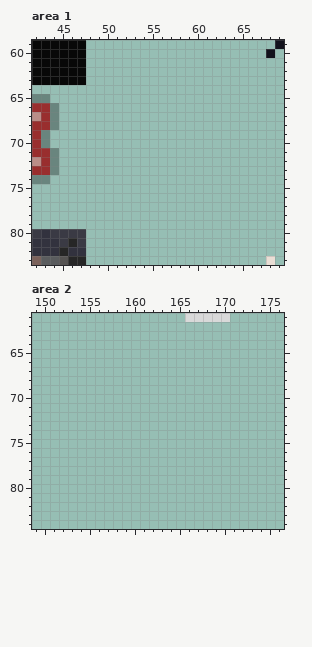
One commit to this pixel-art file: resources/sprites.aseprite. That is the earlier state.
256x256 pixels, 1 frame. Pixels under 10% opacity are left out. Colours within 5 levels of each other are drawn and written as one. Shown: area 1: x 42..69, y 59..83; area 2: x 149..176, y 61..84.
New version:
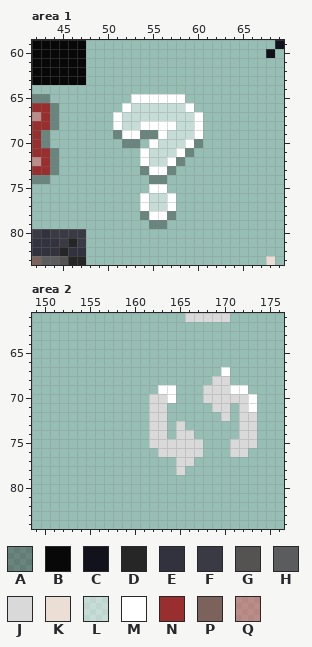
Palette (. is transparent): A #0000004c  B #080808  C #12121c  D #262626  E #32323e  F #3a3a44  G #555352  H #5a5c5e  J #d9d9d9  K #eaded5  L #ffffff74  M #ffffff  N #992e2e  P #7b625b  Q #dd5d5d81
Edits made:
{"where": "area 1"}
{"y":65,"x":53,"old":"......","new":"MMMMMM"}
{"y":66,"x":52,"old":"........","new":"MLLLLLLM"}
{"y":67,"x":51,"old":"..........","new":"MLLLLLLLLM"}
{"y":68,"x":51,"old":"..........","new":"MLLMMMMLLM"}
{"y":69,"x":51,"old":"..........","new":"AMMAAMLLLM"}
{"y":70,"x":52,"old":"..","new":"AA"}
{"y":70,"x":55,"old":"......","new":"MLLLMA"}
{"y":71,"x":54,"old":"......","new":"MLLLMA"}
{"y":72,"x":54,"old":".....","new":"MLLMA"}
{"y":73,"x":54,"old":"....","new":"AMMA"}
{"y":74,"x":55,"old":"..","new":"AA"}
{"y":75,"x":55,"old":"..","new":"MM"}
{"y":76,"x":54,"old":"....","new":"MLLM"}
{"y":77,"x":54,"old":"....","new":"MLLM"}
{"y":78,"x":54,"old":"....","new":"AMMA"}
{"y":79,"x":55,"old":"..","new":"AA"}
{"where": "area 2"}
{"y":67,"x":170,"old":".","new":"M"}
{"y":68,"x":169,"old":"..","new":"JJ"}
{"y":69,"x":163,"old":"..","new":"MM"}
{"y":69,"x":168,"old":".....","new":"JJJMM"}
{"y":70,"x":162,"old":"...","new":"JJM"}
{"y":70,"x":168,"old":"......","new":"JJJJJM"}
{"y":71,"x":162,"old":"..","new":"JJ"}
{"y":71,"x":169,"old":"..","new":"JJ"}
{"y":71,"x":172,"old":"..","new":"JM"}
{"y":72,"x":162,"old":"..","new":"JJ"}
{"y":72,"x":170,"old":".","new":"J"}
{"y":72,"x":172,"old":"..","new":"JJ"}
{"y":73,"x":162,"old":"..","new":"JJ"}
{"y":73,"x":165,"old":".","new":"J"}
{"y":73,"x":172,"old":"..","new":"JJ"}
{"y":74,"x":162,"old":"..","new":"JJ"}
{"y":74,"x":165,"old":"..","new":"JJ"}
{"y":74,"x":172,"old":"..","new":"JJ"}
{"y":75,"x":162,"old":"......","new":"JJJJJJ"}
{"y":75,"x":171,"old":"...","new":"JJJ"}
{"y":76,"x":163,"old":".....","new":"JJJJJ"}
{"y":76,"x":171,"old":"..","new":"JJ"}
{"y":77,"x":165,"old":"..","new":"JJ"}
{"y":78,"x":165,"old":".","new":"J"}
